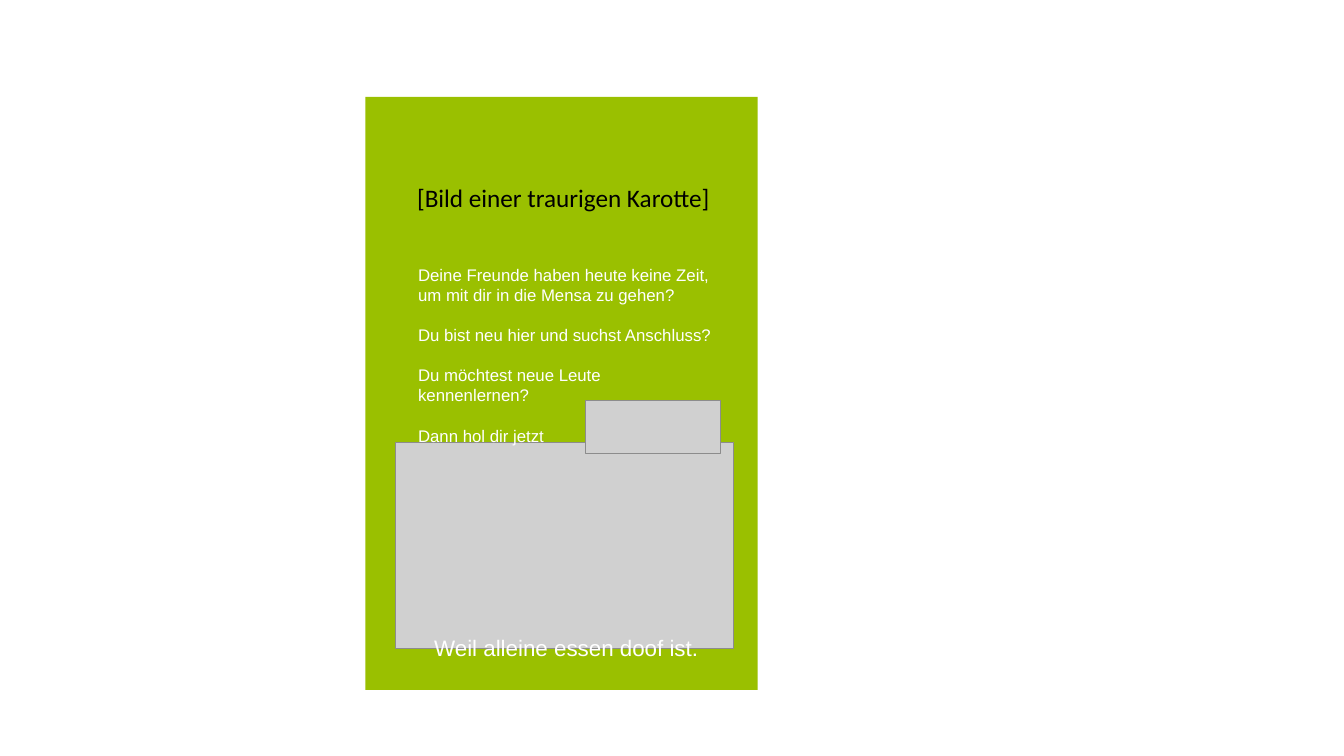
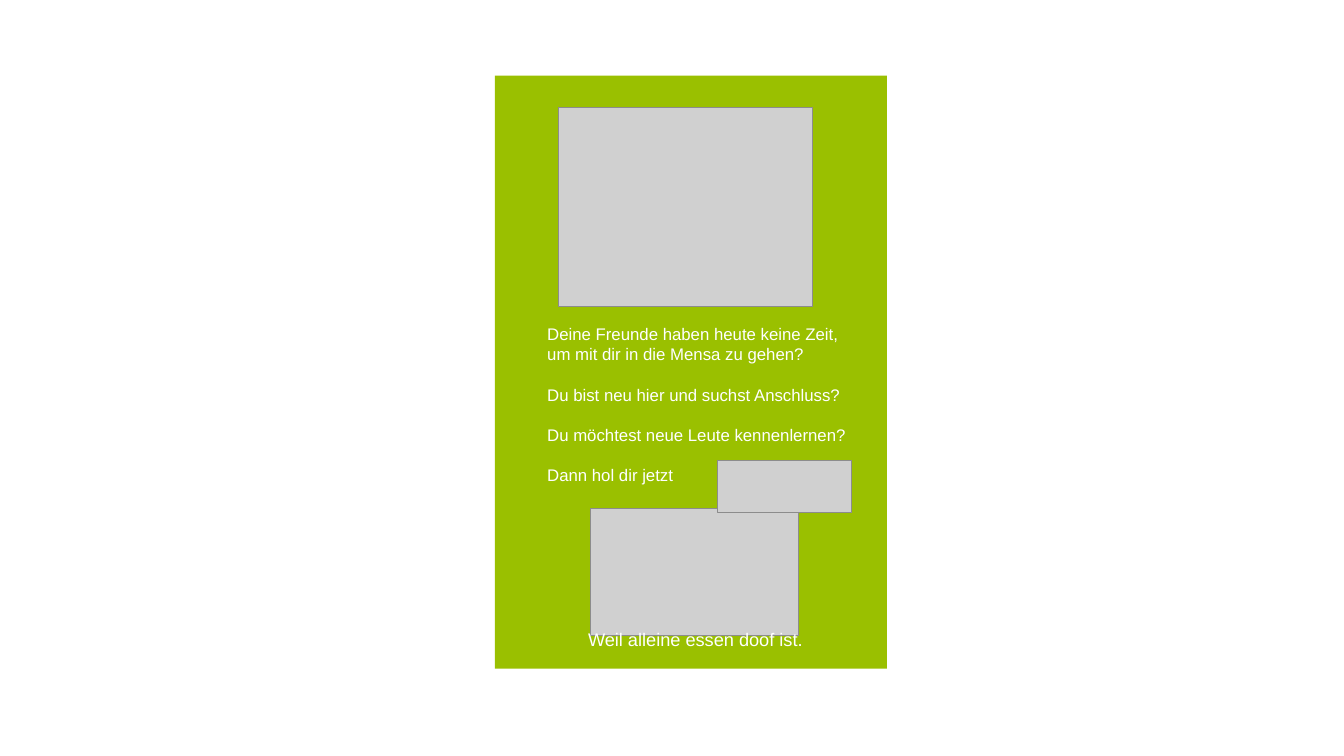
Before and after one commit to itzMatze/PSE-Team02, a slide deck: slide 1 of 5 Präsentation/mensameet_abschluss.odp (slide 4 before the commit). Drawn at 1344x756 pixels with LibreOffice and Linux fonts; fonts in the diff are those of the drawing; grey boxes stand for pictures. Boxes give left, top, right and bottom in pixels: in the first picture for what was removed or moved away, otherwise in the second. Text is boxed around its words. In the diff, an @@ line names an element or a change of style, - is before the commit and + after.

```diff
--- a/5 Präsentation/mensameet_abschluss.odp
+++ b/5 Präsentation/mensameet_abschluss.odp
@@ rectangle: place and size @@
-rectangle at [366, 97, 758, 690]
+rectangle at [495, 76, 887, 668]
@@ picture added at [559, 108, 813, 308] @@
@@ text removed at [417, 189, 709, 212] @@
-[Bild einer traurigen Karotte]
@@ text "Deine Freunde haben heute keine ..." rewrapped from [418, 269, 711, 446] to [547, 328, 846, 485] @@
@@ picture: place and size @@
-picture at [586, 401, 721, 454]
+picture at [717, 461, 852, 513]
@@ picture: place and size @@
-picture at [396, 443, 734, 648]
+picture at [590, 509, 799, 636]
@@ text "Weil alleine essen doof ist.": place and size @@
-text "Weil alleine essen doof ist." at [434, 639, 698, 662]
+text "Weil alleine essen doof ist." at [588, 632, 802, 650]
@@ text "Weil alleine essen doof ist." at [588, 632, 802, 650]: size 16 to 13 pt @@
```
Also in this commit, not shown: 1 other slide changed, 5 slides added.
